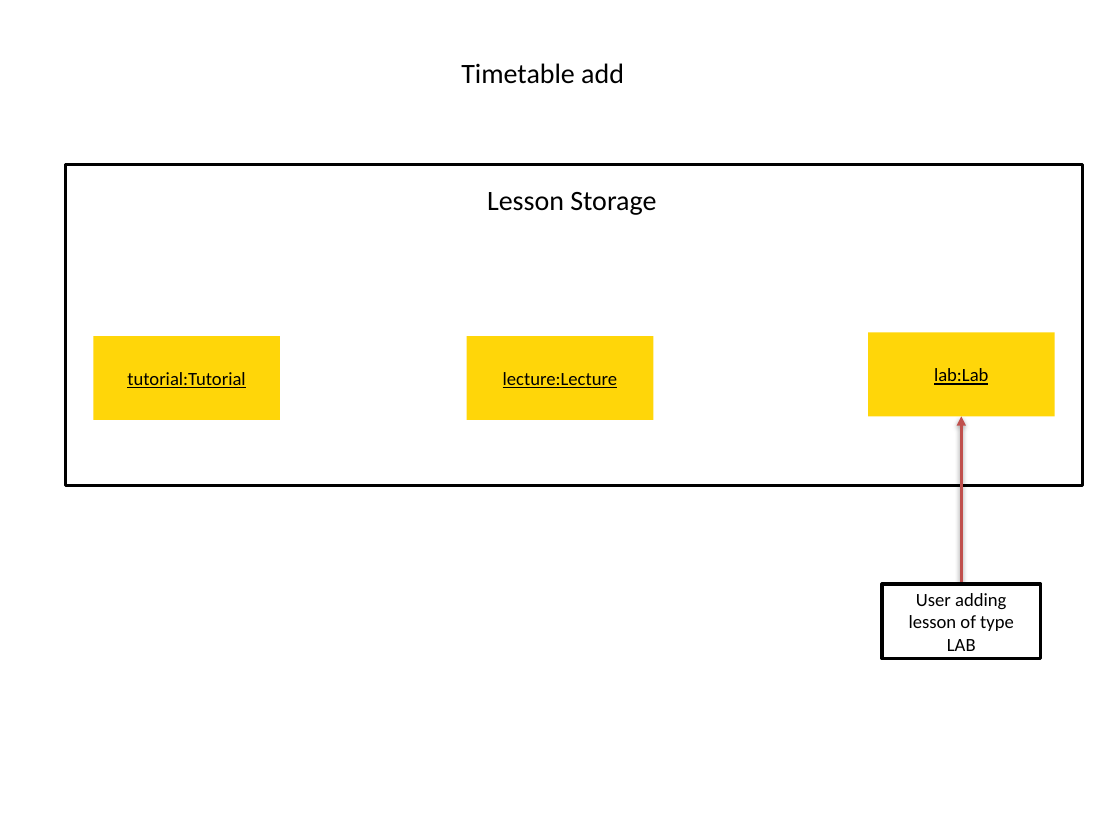
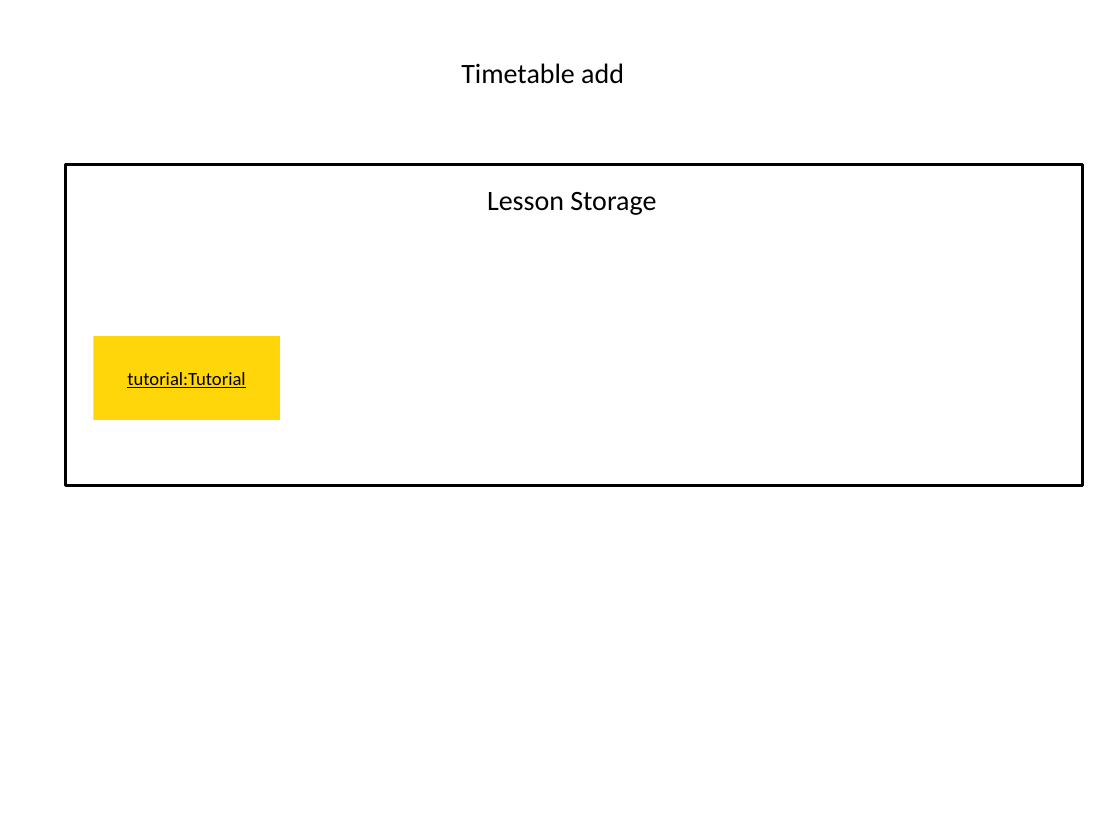
Before and after one commit to shyamgj1900/tp, a slide deck: slide 4 of docs/assets/DG Diagrams.pptx. Drawn at 1120x840 pixels with LibreOffice and Linux fonts; fonts in the diff are those of the drawing. Boxes give left, top, right and bottom in pixels: in the first picture for what was removed or moved away, otherwise in the second. Text is boxed around its words. In the diff, an @@ line names an element or a change of style, - is before the commit and + after.

```diff
--- a/docs/assets/DG Diagrams.pptx
+++ b/docs/assets/DG Diagrams.pptx
@@ rectangle removed at (467,336,654,420) @@
-lecture:Lecture
@@ rectangle removed at (868,333,1055,417) @@
-lab:Lab
@@ arrow removed from (961, 585) to (961, 417) @@
@@ rectangle removed at (883,584,1042,659) @@
-User adding lesson of type LAB
```
Also in this commit, not shown: 8 other files.
